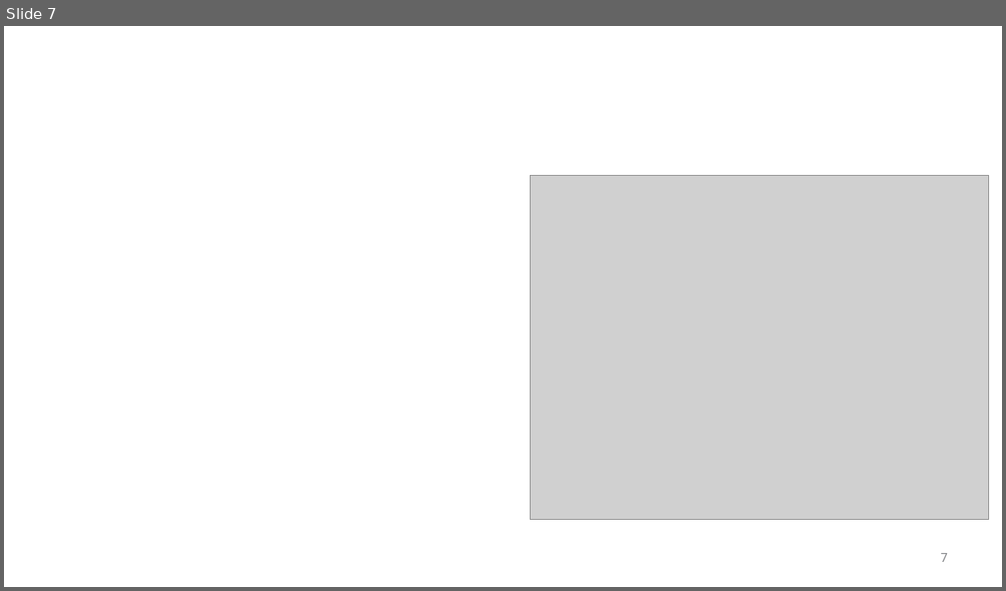
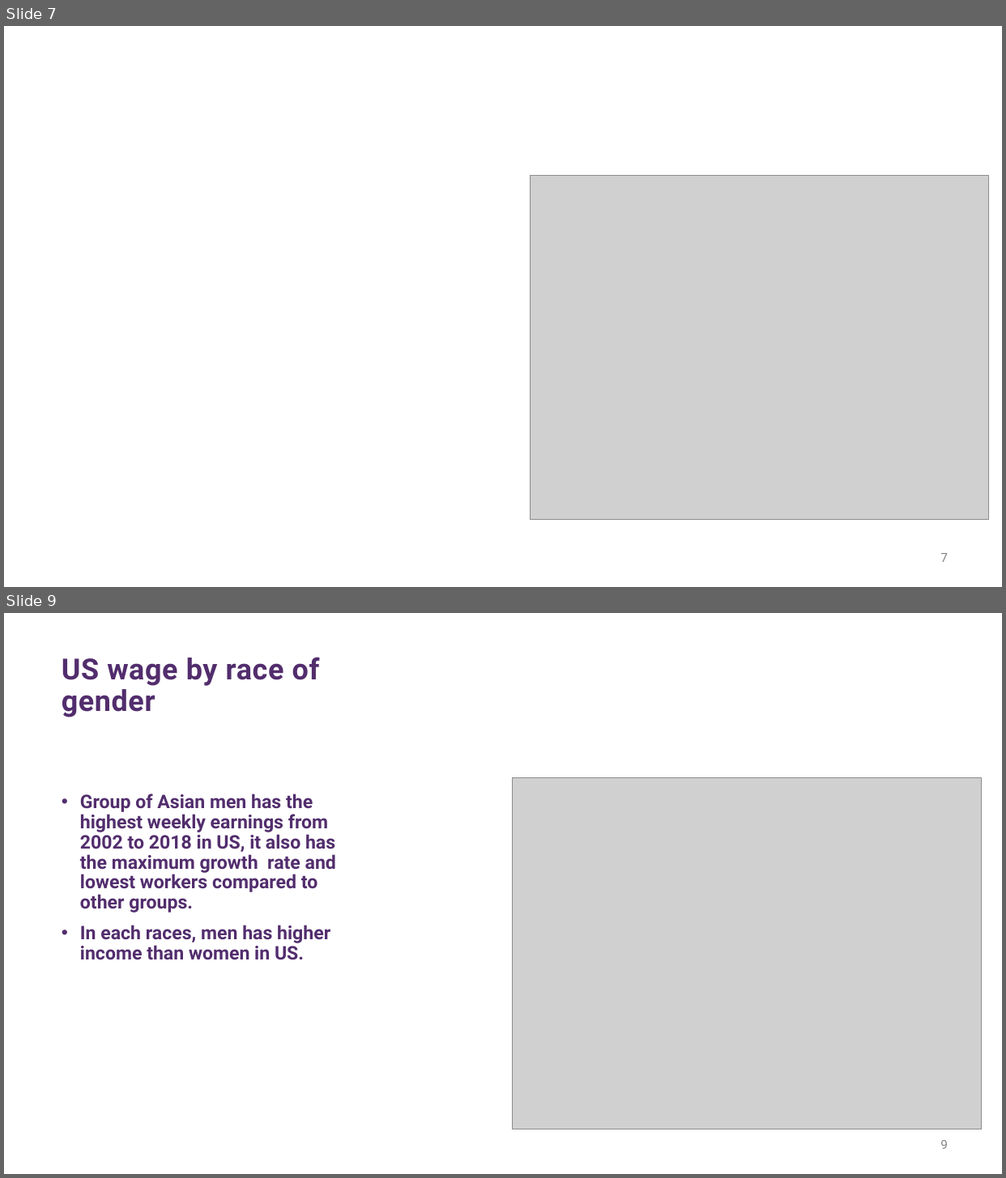
Before and after one commit to ejackson815/Project1, a slide deck: Project_Salary.pptx. Shown one above the other, each under a label of ours: slide 7 before the commit, slides 7 and 9 after it; the slides between them are not shown. The pictures are 1006x591 and 1006x1178 pixels, drawn with LibreOffice and Linux fonts; fonts in the diff are those of the drawing; grey boxes stand for pictures. Boxes give left, top, right and bottom in pixels: in the first picture for what was removed or moved away, otherwise in the second. Text is boxed around its words. In the diff, an @@ line names an element or a change of style, - is before the commit and + after.

```diff
--- a/Project_Salary.pptx
+++ b/Project_Salary.pptx
@@ slide 9 added at (x1=4, y1=613, x2=1002, y2=1174), background #FFFFFF @@
@@ title added at (x1=62, y1=657, x2=320, y2=717), 28 pt, text #522D6D, bold @@
+US wage by race of gender
@@ picture added at (x1=513, y1=777, x2=981, y2=1130) @@
@@ text added at (x1=80, y1=794, x2=336, y2=960), 18 pt, text #522D6D, bold @@
+• Group of Asian men has the highest weekly earnings from 2002 to 2018 in US, it also has the maximum growth rate and lowest workers compared to other groups.
+• In each races, men has higher income than women in US.
@@ page number added at (x1=940, y1=1140, x2=948, y2=1149), 12 pt, text #828487 @@
+9
```
Also in this commit, not shown: 1 other slide added, 2 slides removed.
